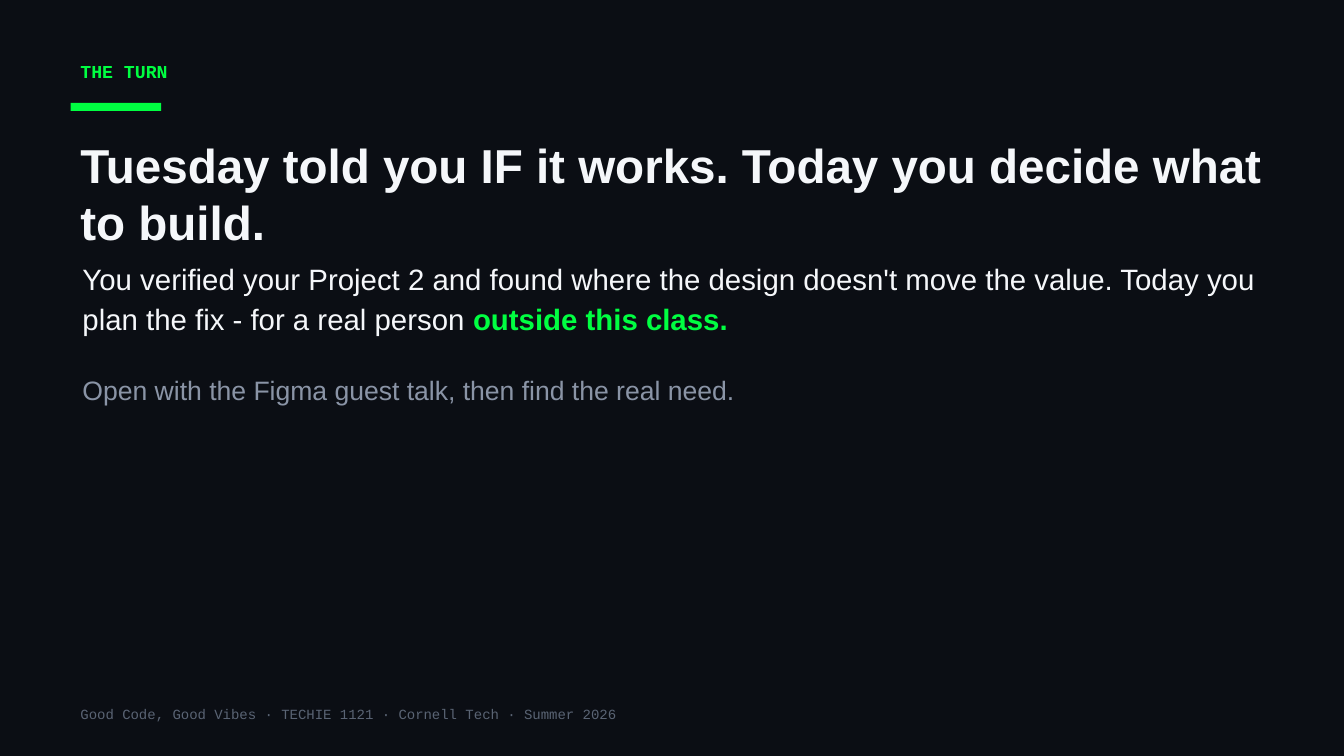
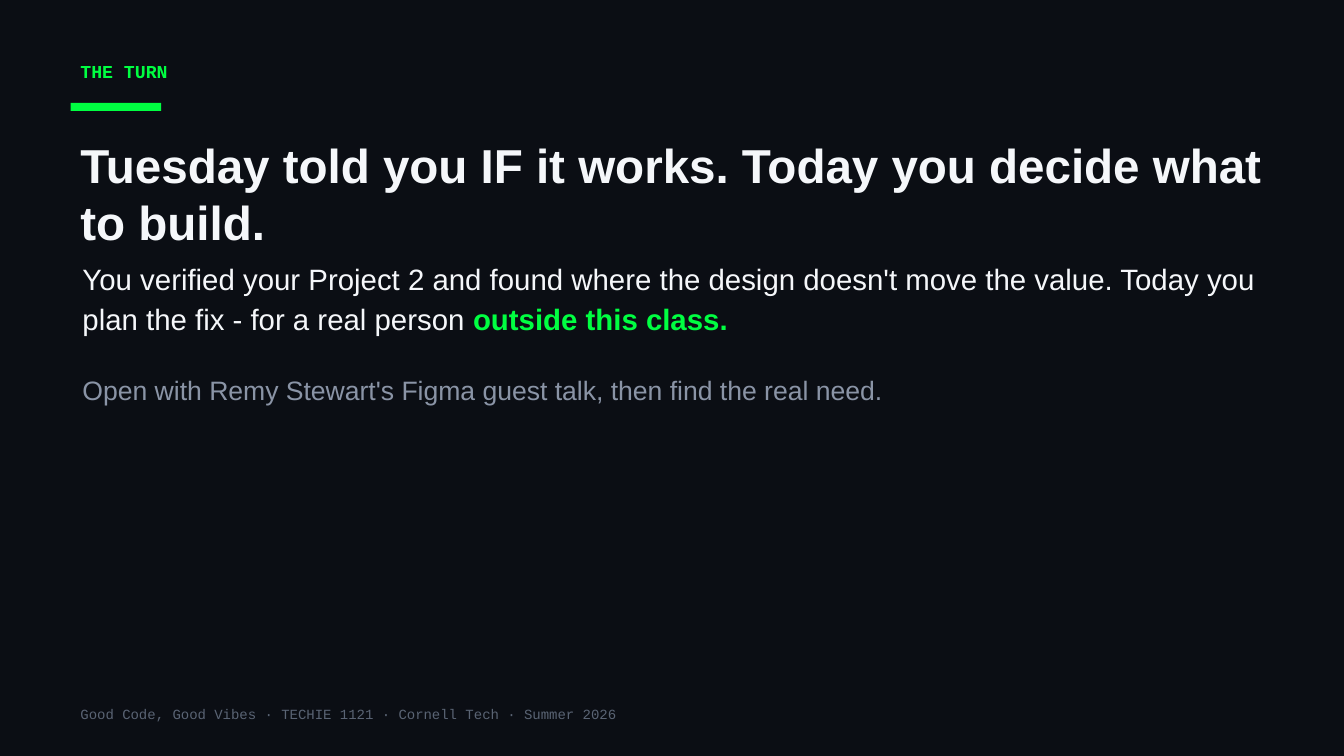
Before and after one commit to Cornell-Tech-Vibe-Coding-Summer-2026/website, a slide deck: slide 2 of slides/Week3-Wed-Working-Day.pptx. Drawn at 1344x756 pixels with LibreOffice and Linux fonts; fonts in the diff are those of the drawing. Boxes give left, top, right and bottom in pixels: in the first picture for what was removed or moved away, otherwise in the second. Text is boxed around its words. In the diff, an @@ line names an element or a change of style, - is before the commit and + after.

```diff
--- a/slides/Week3-Wed-Working-Day.pptx
+++ b/slides/Week3-Wed-Working-Day.pptx
@@ text at bbox=[82, 381, 882, 405]: text changed @@
-Open with the Figma guest talk, then find the real need.
+Open with Remy Stewart's Figma guest talk, then find the real need.
```
Also in this commit, not shown: 1 other slide changed, 2 other files.
